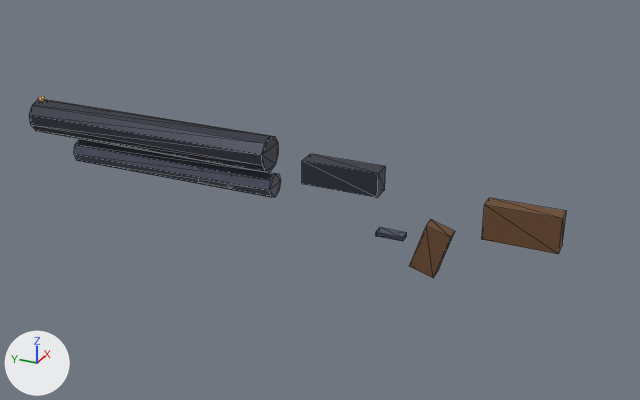
Two versions of the glTF model public/assets/models/weapon_shotgun.glb, one commit apart.
Before and after are seen from a camera (50 mm lens) standing at (-1.575, -0.596, 0.721) and looking at (0.031, 0.127, -0.082). Lighting does not change. The marker at lower left points along +X, +Y and +Z. The older version comes first. Mesh edges are drawn as thin lines. Vertices at exactly the same position are counted once.

The scene before the commit, as lines of its bpy script (objects in view):
```python
me_cube = bpy.data.meshes.new('Cube')
me_cube.from_pydata(...)  # 84 vertices, 136 faces; spans x -0.038..0.038, y -0.455..0.79, z -0.188..0.065
# faces by material slot: [48, 40, 36, 12]
me_cube.materials.append(mat_gun_metal)  # greyish blue #3a3d4a
me_cube.materials.append(mat_gun_metal_light)  # greyish blue #565a6b
me_cube.materials.append(mat_gun_wood)  # brown #6b4a2f
me_cube.materials.append(mat_gun_sight)  # orange #e8b25c, glowing orange #c6984d
ob_shotgun = bpy.data.objects.new('shotgun', me_cube)
ob_shotgun.location = (0.0, 0.06, 0.0)
```
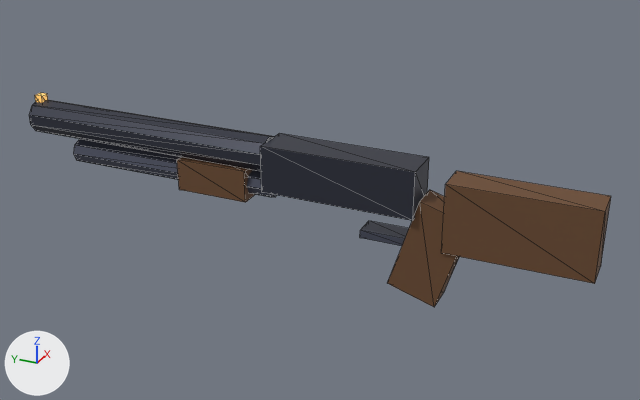
Boxes (x1, y1, x2, y2) around the edits, measured in the pictures (640 x 400 px; the box of a moved part takes in the faces that stretch with it):
'shotgun', reshaped (8% wider, 18% taller)
    before: (29, 97, 567, 278)
    after: (29, 93, 611, 307)
part 1 of me_cube, moved or reshaped
    before: (302, 154, 386, 197)
    after: (260, 133, 429, 221)
part 2 of me_cube, moved or reshaped
    before: (376, 227, 407, 241)
    after: (360, 221, 409, 246)
part 3 of me_cube, moved or reshaped (not visible before)
    after: (177, 157, 256, 202)
part 4 of me_cube, moved or reshaped
    before: (410, 220, 455, 278)
    after: (387, 190, 459, 307)
part 5 of me_cube, moved or reshaped
    before: (482, 198, 567, 254)
    after: (441, 171, 611, 284)
part 6 of me_cube, moved or reshaped
    before: (38, 97, 45, 101)
    after: (35, 93, 48, 103)

Diff of the bpy script that builds the scene:
```diff
--- a/public/assets/models/weapon_shotgun.glb.py
+++ b/public/assets/models/weapon_shotgun.glb.py
@@ me_cube @@
 # used by ob_shotgun; location = (0.0, 0.06, 0.0)
-me_cube.from_pydata(...)  # 84 vertices, 136 faces; spans x -0.038..0.038, y -0.455..0.79, z -0.188..0.065
+me_cube.from_pydata(...)  # 84 vertices, 136 faces; spans x -0.044..0.044, y -0.53..0.79, z -0.247..0.073
+# me_cube part 1: the loose piece of 8 vertices spanning x -0.022..0.022, y -0.085..0.085, z -0.026..0.026 is scaled about its middle by 2
+# me_cube part 2: the loose piece of 8 vertices spanning x -0.013..0.013, y -0.14..-0.08, z -0.12..-0.111 is scaled about its middle by 2
+# me_cube part 3: the loose piece of 8 vertices spanning x -0.018..0.018, y 0.258..0.343, z -0.07..-0.034 is scaled about its middle by 2
+# me_cube part 4: the loose piece of 8 vertices spanning x -0.016..0.016, y -0.242..-0.158, z -0.188..-0.072 is scaled about its middle by 2
+# me_cube part 5: the loose piece of 8 vertices spanning x -0.019..0.019, y -0.455..-0.305, z -0.078..-0.002 is scaled about its middle by 2
+# me_cube part 6: the loose piece of 8 vertices spanning x -0.005..0.005, y 0.775..0.785, z 0.05..0.065 is scaled about its middle by 2
 me_cube.materials.append(mat_gun_metal)
```
